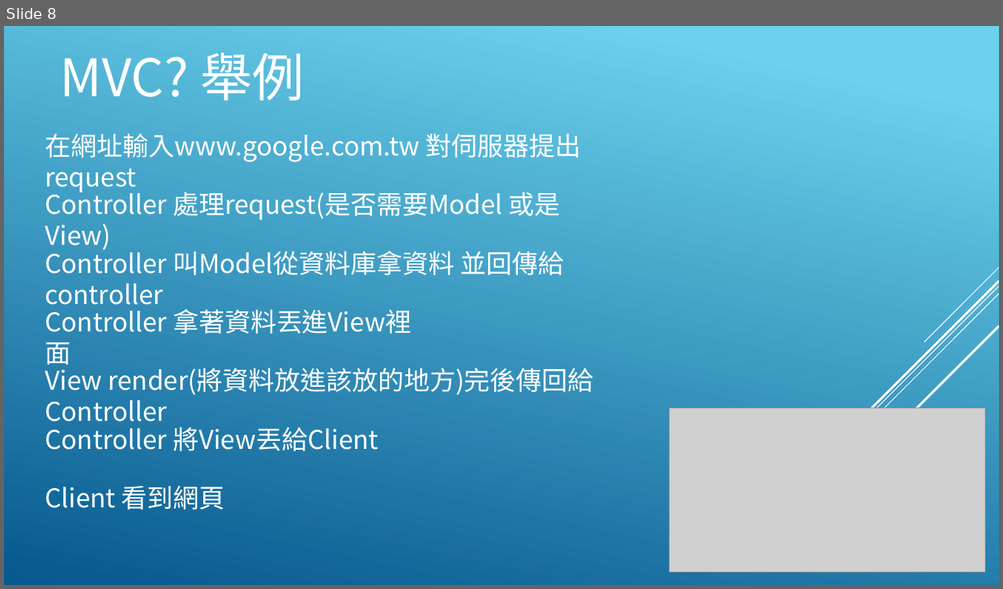
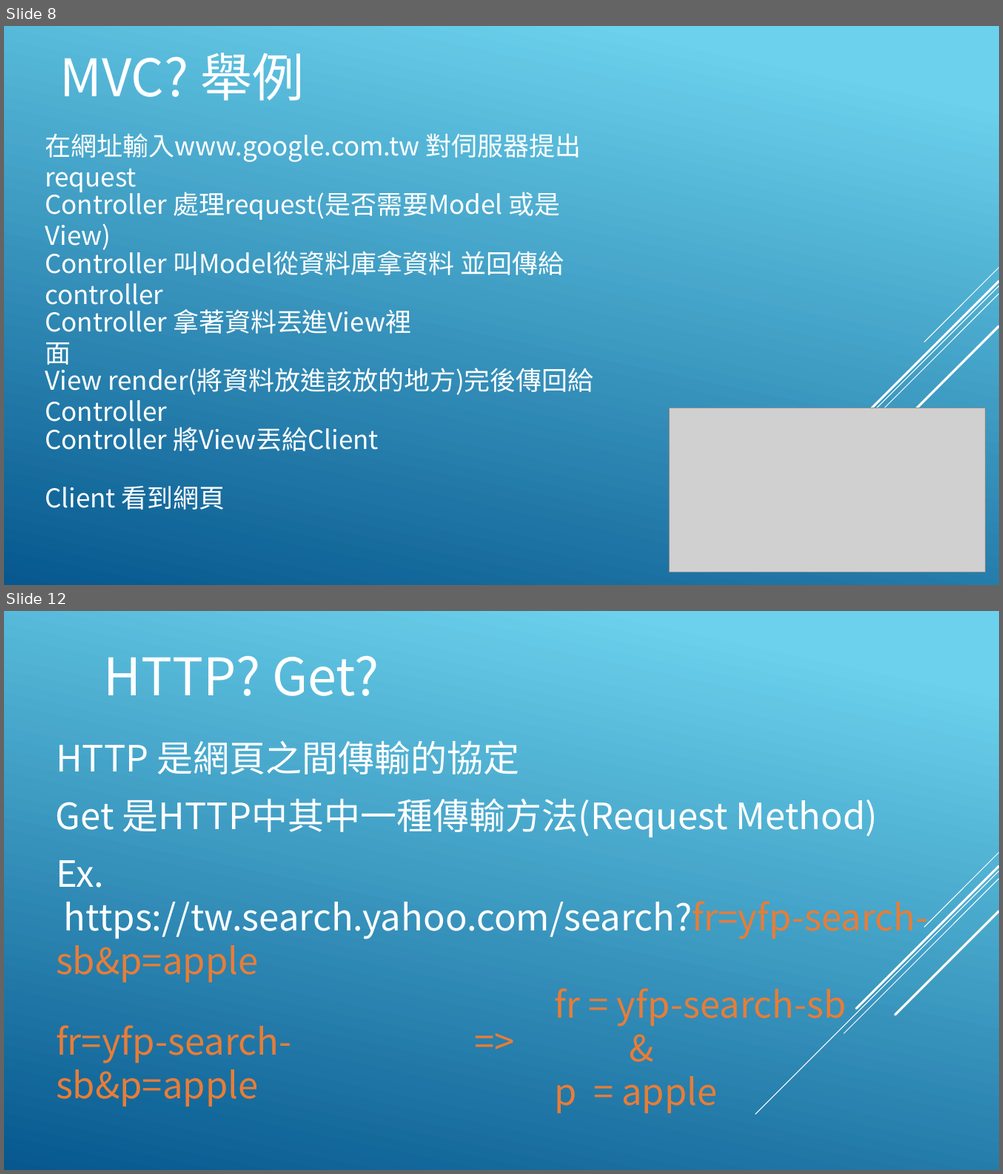
Before and after one commit to a28283878/Lesson, a slide deck: Lesson2.pptx. Shown one above the other, each under a label of ours: slide 8 before the commit, slides 8 and 12 after it; the slides between them are not shown. The pictures are 1003x589 and 1003x1174 pixels, drawn with LibreOffice and Linux fonts; fonts in the diff are those of the drawing; grey boxes stand for pictures. Boxes give left, top, right and bottom in pixels: in the first picture for what was removed or moved away, otherwise in the second. Text is boxed around its words. In the diff, an @@ line names an element or a change of style, - is before the commit and + after.

```diff
--- a/Lesson2.pptx
+++ b/Lesson2.pptx
@@ slide 12 added at box(4, 611, 999, 1170), background gradient #6ED2EB to #06588E; not listed: 5 template elements that a slide beside it also shows @@
@@ text added at box(103, 655, 379, 696), 50 pt, text #FFFFFF @@
+HTTP? Get?
@@ text added at box(56, 741, 520, 775), 35 pt, text #FFFFFF @@
+HTTP 是網頁之間傳輸的協定
@@ text added at box(56, 798, 877, 837), 35 pt, text #FFFFFF @@
+Get 是HTTP中其中一種傳輸方法(Request Method)
@@ text added at box(56, 860, 928, 982), 35 pt, text #FFFFFF @@
+Ex.
+https://tw.search.yahoo.com/search?fr=yfp-search-sb&p=apple
@@ text added at box(555, 988, 846, 1113), 35 pt, text #E87D37 @@
+fr = yfp-search-sb
+&
+p = apple
@@ text added at box(56, 1025, 292, 1108), 35 pt, text #E87D37 @@
+fr=yfp-search-sb&p=apple
@@ text added at box(466, 1015, 527, 1067), 35 pt, text #E87D37 @@
+=>
```
Also in this commit, not shown: 4 other slides added, 1 other file.
